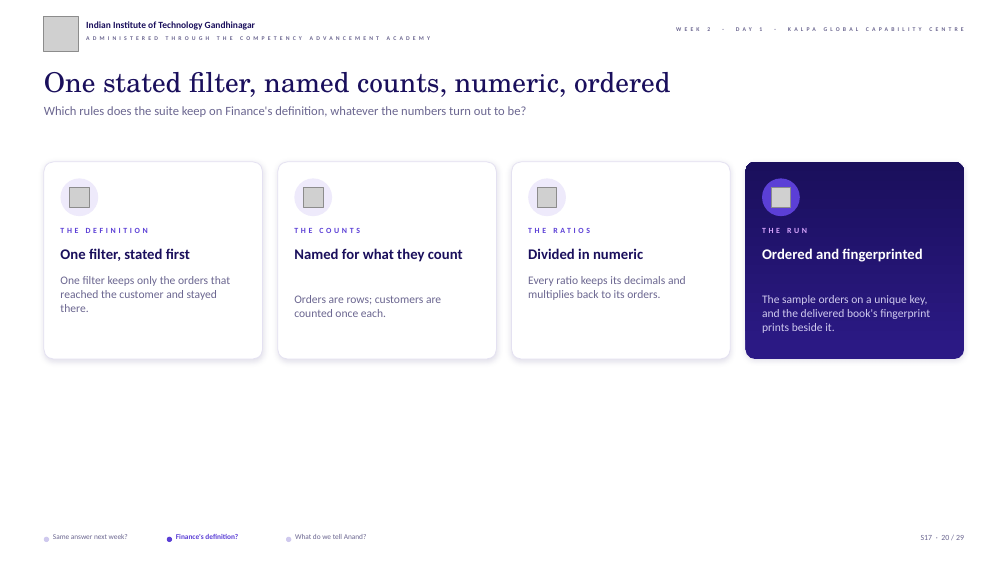
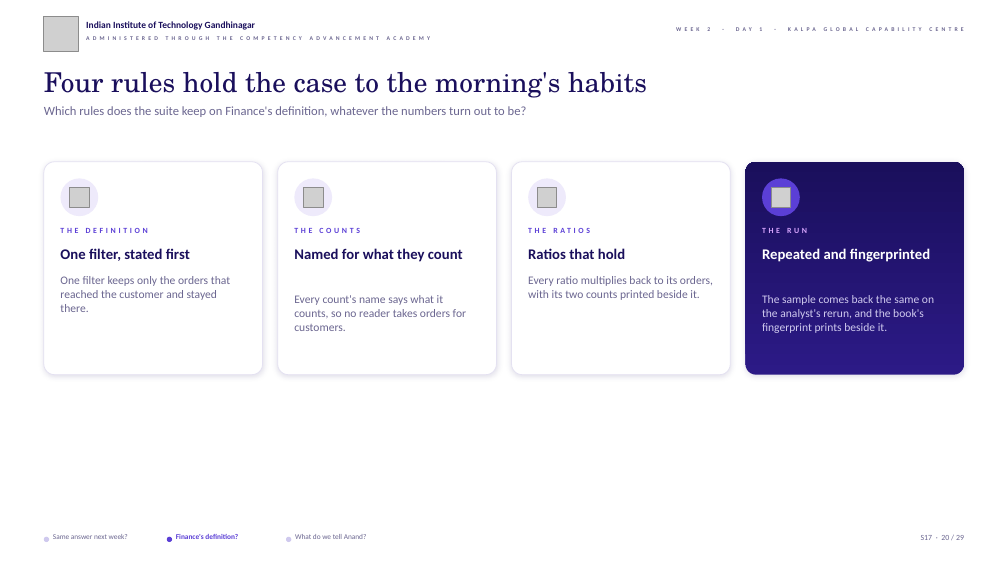
Before and after one commit to fde-academy-lab/c2-content-factory, a slide deck: slide 20 of content/W02/D1/slides/C2_W02_D01_half2_STUDENT.pptx. Drawn at 1008x567 pixels with LibreOffice and Linux fonts; fonts in the diff are those of the drawing; grey boxes stand for pictures; background and template pictures are left out. Boxes give left, top, right and bottom in pixels: in the first picture for what was removed or moved away, otherwise in the second. Text is boxed around its words. In the diff, an @@ line names an element or a change of style, - is before the commit and + after.

```diff
--- a/content/W02/D1/slides/C2_W02_D01_half2_STUDENT.pptx
+++ b/content/W02/D1/slides/C2_W02_D01_half2_STUDENT.pptx
@@ text at box(44, 72, 647, 98): text changed @@
-One stated filter, named counts, numeric, ordered
+Four rules hold the case to the morning's habits
@@ rounded rectangle: place and size @@
-rounded rectangle at box(44, 162, 262, 359)
+rounded rectangle at box(44, 162, 262, 375)
@@ rounded rectangle: place and size @@
-rounded rectangle at box(278, 162, 496, 359)
+rounded rectangle at box(278, 162, 496, 375)
@@ rounded rectangle: place and size @@
-rounded rectangle at box(512, 162, 730, 359)
+rounded rectangle at box(512, 162, 730, 375)
@@ rounded rectangle: place and size @@
-rounded rectangle at box(746, 162, 964, 359)
+rounded rectangle at box(746, 162, 964, 375)
@@ text at box(528, 248, 625, 259): text changed @@
-Divided in numeric
+Ratios that hold
@@ text at box(762, 248, 930, 262): text changed @@
-Ordered and fingerprinted
+Repeated and fingerprinted
@@ text at box(294, 295, 466, 331): text changed @@
-Orders are rows; customers are counted once each.
+Every count's name says what it counts, so no reader takes orders for customers.
@@ text at box(528, 276, 713, 300): text changed @@
-Every ratio keeps its decimals and multiplies back to its orders.
+Every ratio multiplies back to its orders, with its two counts printed beside it.
@@ text at box(762, 295, 934, 333): text changed @@
-The sample orders on a unique key, and the delivered book's fingerprint prints beside it.
+The sample comes back the same on the analyst's rerun, and the book's fingerprint prints beside it.
```
Also in this commit, not shown: 1 other slide changed, 15 other files.
